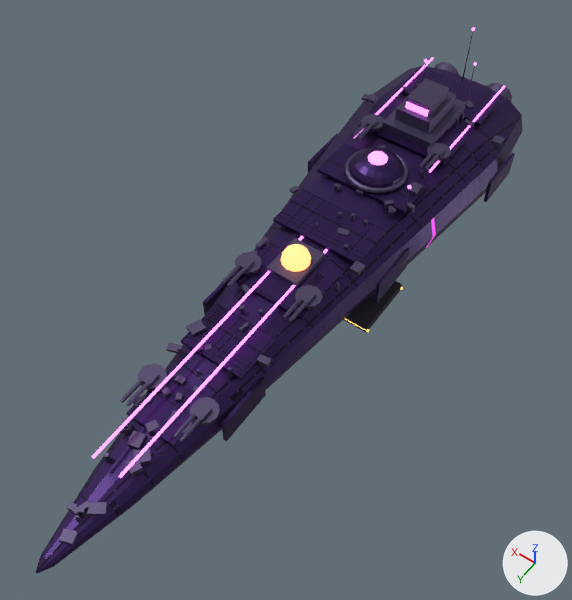
The glTF model assets/star-strike/blender/ravager.glb as it was, and as the next commit left it.
Both versions are drawn from a camera (50 mm lens) standing at (-48.3, 70.4, 105.7) and looking at (-0.9, 4.1, 1.5). Every picture has the same lights, and +X, +Y and +Z are marked at lower right. The picture after the commit comes second. Where no turn or scale is listed for an object, it has been applied to the vertices.

Objects in the first picture: 'ArmorPlates', 'Bridge', 'CoreGrille', 'EnergyStrips', 'Greebles', 'Hangars', 'Hull', 'ShieldDome', 'TurretBases' and 12 more.
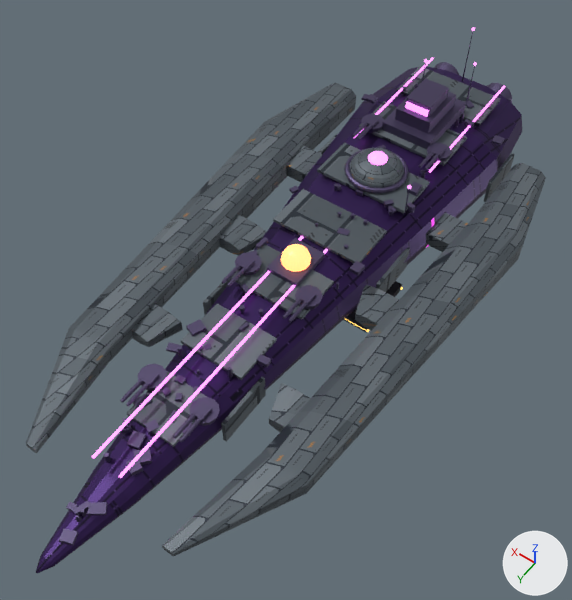
What differs and where, as boxes [x1, y1, x2, y2] in the pictures (572 x 600 px):
'Port and starboard galleries', added
    after: [26, 83, 546, 556]
'ArmorPlates', surface changed
    both: [127, 66, 515, 447]
'ShieldDome', surface changed (purple to grey)
    both: [350, 148, 404, 188]

What the commit changed:
Picture 'Image_2' (img_image_2) is new.
Material 'RavagerPlate' (mat_ravagerplate) changes its picture from img_ravager_hull to img_image_2.
In material 'RavagerPlate' (mat_ravagerplate), metallic goes from 0.8 to 0.42.
In material 'RavagerPlate' (mat_ravagerplate), roughness goes from 0.4 to 0.57.
Mesh me_armored_flight_galleries is new.
It has 160 vertices, 288 faces and spans x -28.0..28.0, y -47.0..48.0, z -2.5..4.5.
It uses material mat_ravagerplate (picture img_image_2).
Object 'Port and starboard galleries' (ob_port_and_starboard_galleries) is new; it shows me_armored_flight_galleries.
Its location is (0.0, 0.0, 0.0).
